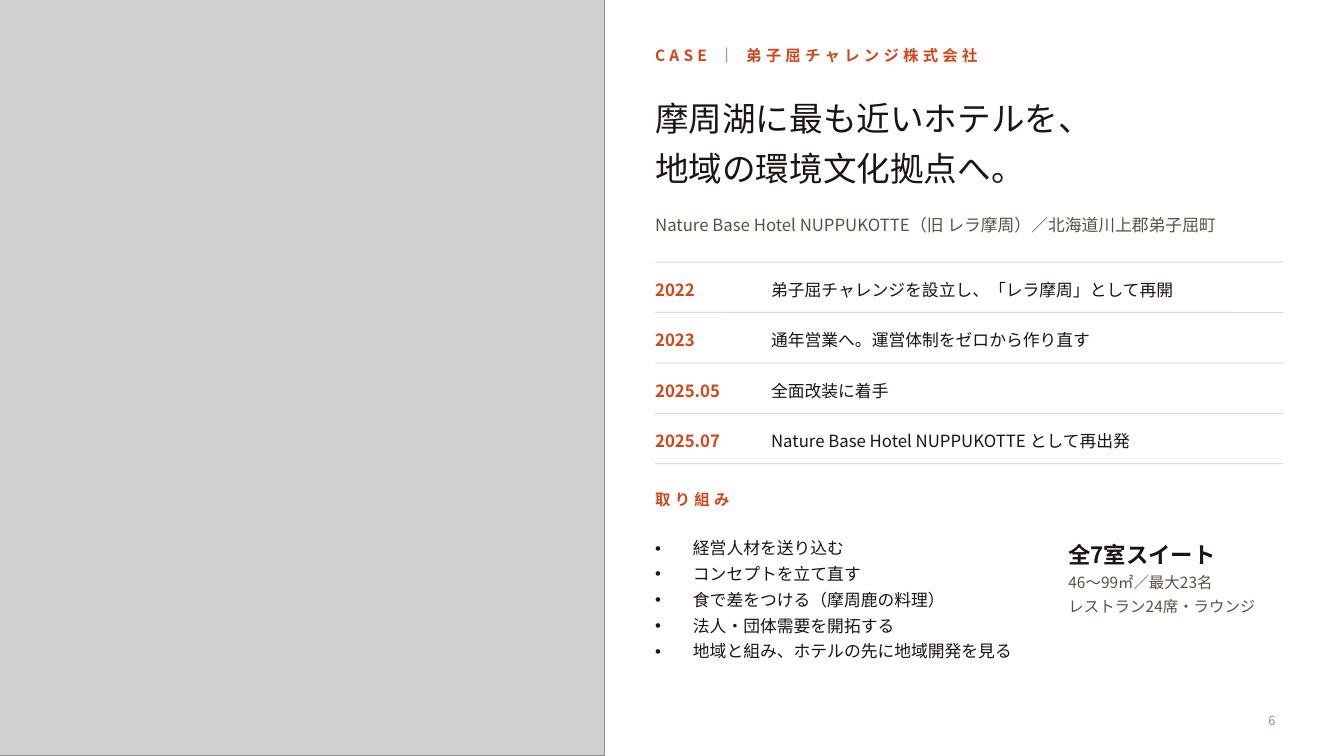
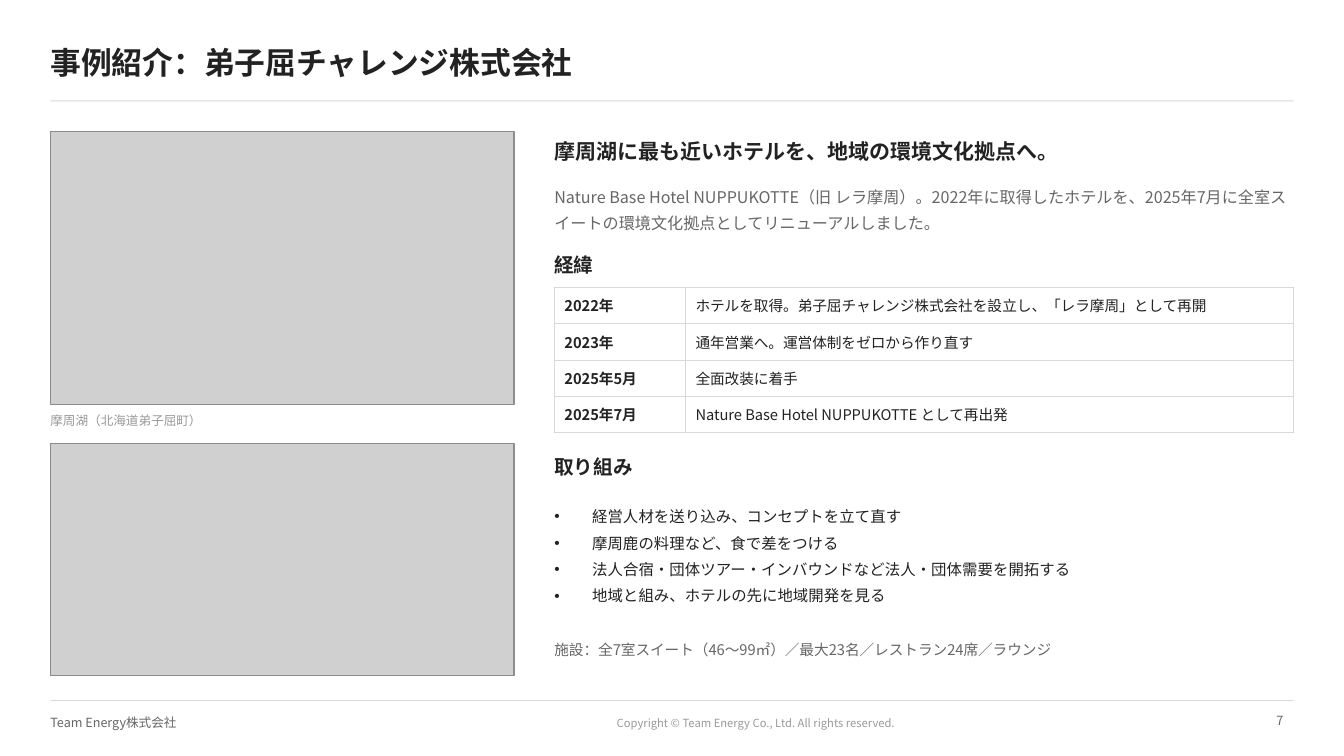
Before and after one commit to ttomoi-afk/desktop-tutorial, a slide deck: slide 7 of teamenergy/docs/TeamEnergy_会社紹介資料.pptx (slide 6 before the commit). Drawn at 1344x756 pixels with LibreOffice and Linux fonts; fonts in the diff are those of the drawing; grey boxes stand for pictures; background and template pictures are left out. Boxes give left, top, right and bottom in pixels: in the first picture for what was removed or moved away, otherwise in the second. Text is boxed around its words. In the diff, an @@ line names an element or a change of style, - is before the commit and + after.

```diff
--- a/teamenergy/docs/TeamEnergy_会社紹介資料.pptx
+++ b/teamenergy/docs/TeamEnergy_会社紹介資料.pptx
@@ title at box(50, 47, 572, 77): text changed; size 11 to 22 pt; text colour #D2461C to #222222 @@
-CASE ｜ 弟子屈チャレンジ株式会社
+事例紹介：弟子屈チャレンジ株式会社
@@ line added from (50, 101) to (1294, 101), #D9D9D9 0.75 pt @@
@@ picture: place and size @@
-picture at box(0, 0, 605, 756)
+picture at box(50, 131, 514, 404)
@@ text at box(554, 141, 1058, 161): text changed; size 24 to 15 pt; text colour #1A1412 to #222222; bold on @@
-摩周湖に最も近いホテルを、
-地域の環境文化拠点へ。
+摩周湖に最も近いホテルを、地域の環境文化拠点へ。
@@ text at box(554, 189, 1286, 230): text changed; size 12 to 11.5 pt; text colour #5C4F48 to #666666 @@
-Nature Base Hotel NUPPUKOTTE（旧 レラ摩周）／北海道川上郡弟子屈町
+Nature Base Hotel NUPPUKOTTE（旧 レラ摩周）。2022年に取得したホテルを、2025年7月に全室スイートの環境文化拠点としてリニューアルしました。
@@ text added at box(554, 252, 593, 278), 14 pt, text #222222, bold @@
+経緯
@@ line removed from (655, 262) to (1284, 262) @@
@@ table added at box(555, 287, 1294, 426), 4 rows, 2 columns @@
+2022年 | ホテルを取得。弟子屈チャレンジ株式会社を設立し、「レラ摩周」として再開
+2023年 | 通年営業へ。運営体制をゼロから作り直す
+2025年5月 | 全面改装に着手
+2025年7月 | Nature Base Hotel NUPPUKOTTE として再出発
@@ text removed at box(655, 283, 695, 296) @@
-2022
@@ text removed at box(771, 281, 1173, 298) @@
-弟子屈チャレンジを設立し、「レラ摩周」として再開
@@ line removed from (655, 313) to (1284, 313) @@
@@ text removed at box(655, 333, 695, 347) @@
-2023
@@ text removed at box(771, 332, 1090, 348) @@
-通年営業へ。運営体制をゼロから作り直す
@@ line removed from (655, 363) to (1284, 363) @@
@@ text removed at box(655, 384, 720, 398) @@
-2025.05
@@ text removed at box(771, 383, 888, 399) @@
-全面改装に着手
@@ text added at box(50, 414, 201, 426), 9 pt, text #999999 @@
+摩周湖（北海道弟子屈町）
@@ line removed from (655, 413) to (1284, 413) @@
@@ picture added at box(50, 444, 514, 676) @@
@@ text "取り組み": place and size @@
-text "取り組み" at box(655, 492, 729, 507)
+text "取り組み" at box(554, 457, 632, 476)
@@ text "取り組み" at box(554, 457, 632, 476): size 11 to 14 pt, text colour #D2461C to #222222, letter spacing 3 to 0 pt @@
@@ text removed at box(655, 434, 720, 448) @@
-2025.07
@@ text removed at box(771, 433, 1130, 449) @@
-Nature Base Hotel NUPPUKOTTE として再出発
@@ line removed from (655, 464) to (1284, 464) @@
@@ text "経営人材を送り込み、コンセプトを立て直す": place and size @@
-text "経営人材を送り込み、コンセプトを立て直す" at box(693, 540, 1012, 659)
+text "経営人材を送り込み、コンセプトを立て直す" at box(592, 509, 1070, 603)
@@ text at box(592, 509, 1070, 577): text changed; size 12 to 11 pt; text colour #1A1412 to #222222 @@
-• 経営人材を送り込む
-• コンセプトを立て直す
-• 食で差をつける（摩周鹿の料理）
-• 法人・団体需要を開拓する
+• 経営人材を送り込み、コンセプトを立て直す
+• 摩周鹿の料理など、食で差をつける
+• 法人合宿・団体ツアー・インバウンドなど法人・団体需要を開拓する
@@ text at box(592, 588, 885, 603): size 12 to 11 pt, text colour #1A1412 to #222222 in "地域と組み、ホテルの先に地域開発を見る"; line spacing 1 to 1.2; less space between paragraphs @@
@@ text at box(554, 642, 1051, 656): text changed; size 11 to 10.5 pt; text colour #5C4F48 to #666666 @@
-全7室スイート
-46〜99㎡／最大23名
-レストラン24席・ラウンジ
+施設：全7室スイート（46〜99㎡）／最大23名／レストラン24席／ラウンジ
@@ line added from (50, 701) to (1294, 701), #D9D9D9 0.5 pt @@
@@ text added at box(50, 716, 176, 730), 9 pt, text #666666 @@
+Team Energy株式会社
@@ text added at box(617, 718, 895, 730), 8 pt, text #999999 @@
+Copyright © Team Energy Co., Ltd. All rights reserved.
@@ page number removed at box(1268, 715, 1275, 725) @@
-6
@@ page number added at box(1276, 716, 1283, 725), 9 pt, text #666666 @@
+7
```
Also in this commit, not shown: 9 other slides changed, 2 slides added, 1 slide removed, 6 other files.
